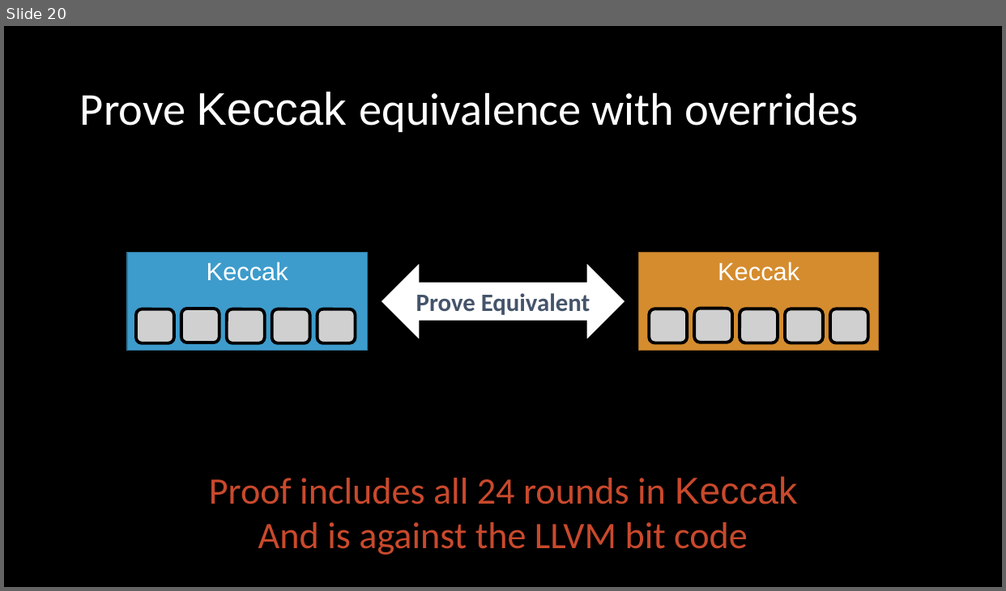
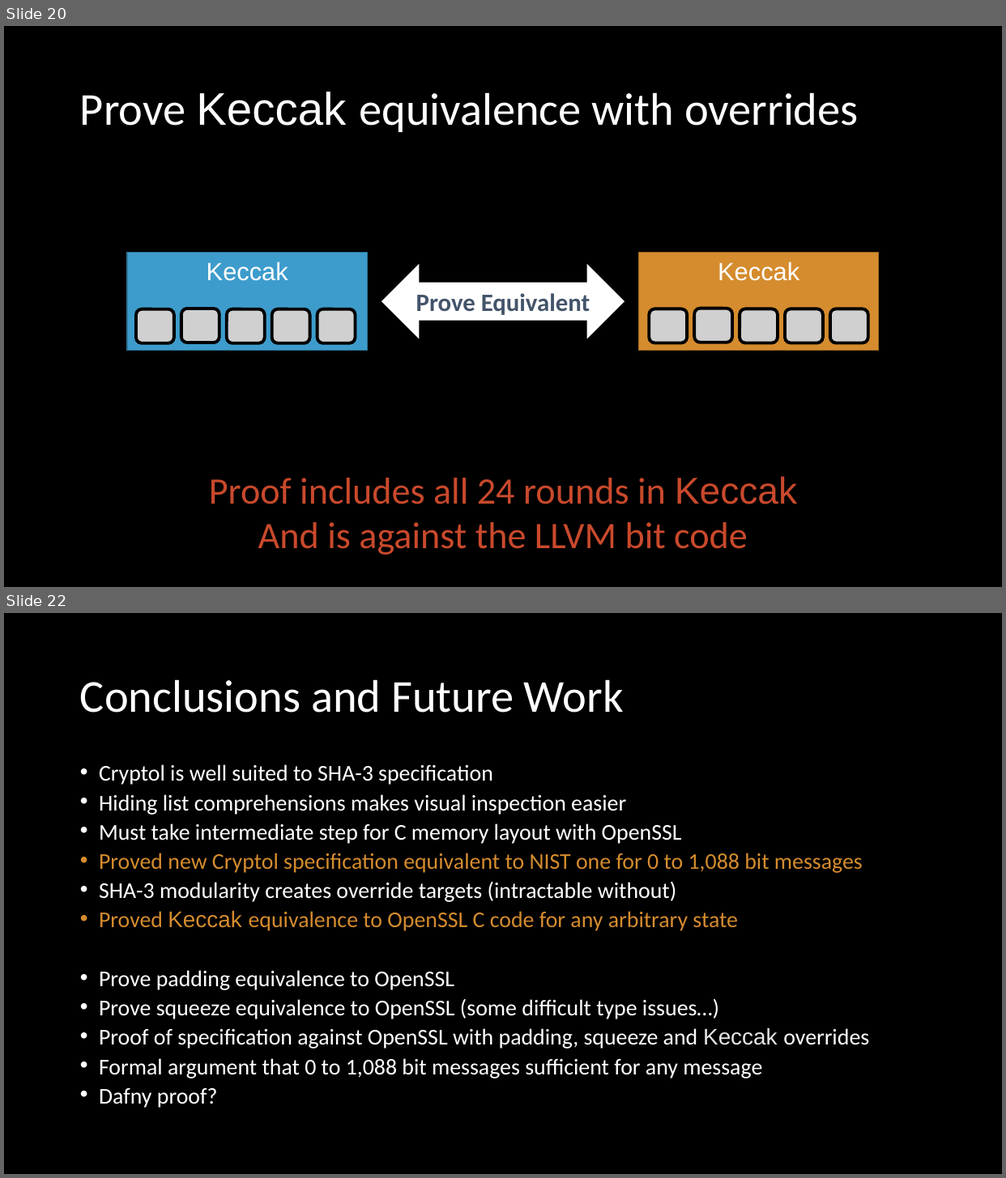
Before and after one commit to ericmercer/sha3-verification, a slide deck: presentation/SPIN2022.pptx. Shown one above the other, each under a label of ours: slide 20 before the commit, slides 20 and 22 after it; the slides between them are not shown. The pictures are 1006x591 and 1006x1178 pixels, drawn with LibreOffice and Linux fonts; fonts in the diff are those of the drawing; grey boxes stand for pictures. Boxes give left, top, right and bottom in pixels: in the first picture for what was removed or moved away, otherwise in the second. Text is boxed around its words. In the diff, an @@ line names an element or a change of style, - is before the commit and + after.

```diff
--- a/presentation/SPIN2022.pptx
+++ b/presentation/SPIN2022.pptx
@@ slide 22 added at (4, 613, 1002, 1174), background #000000 @@
@@ title added at (80, 679, 624, 713), 44 pt, text #FFFFFF @@
+Conclusions and Future Work
@@ text added at (99, 764, 869, 1108), 21.7 pt, text #FFFFFF @@
+• Cryptol is well suited to SHA-3 specification
+• Hiding list comprehensions makes visual inspection easier
+• Must take intermediate step for C memory layout with OpenSSL
+• Proved new Cryptol specification equivalent to NIST one for 0 to 1,088 bit messages
+• SHA-3 modularity creates override targets (intractable without)
+• Proved Keccak equivalence to OpenSSL C code for any arbitrary state
+• Prove padding equivalence to OpenSSL
+• Prove squeeze equivalence to OpenSSL (some difficult type issues…)
+• Proof of specification against OpenSSL with padding, squeeze and Keccak overrides
+• Formal argument that 0 to 1,088 bit messages sufficient for any message
+• Dafny proof?
```
Also in this commit, not shown: 4 slides changed.
